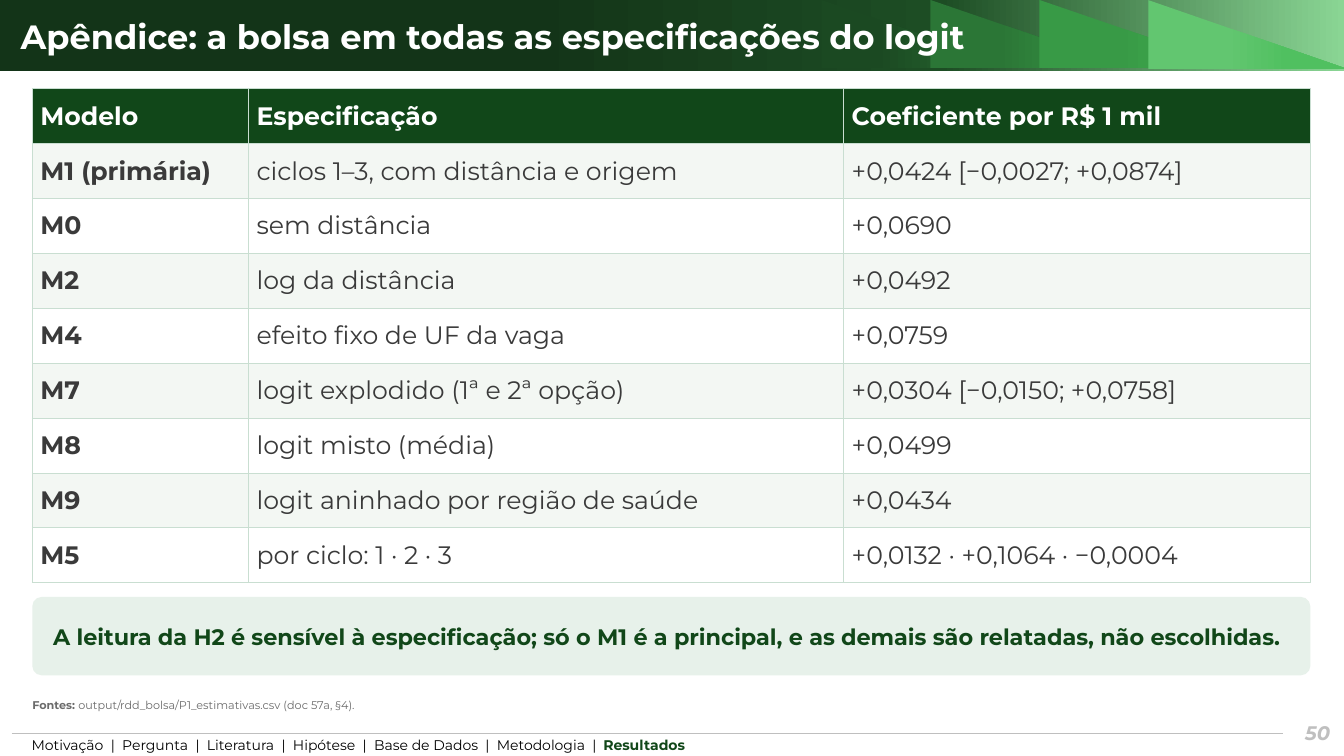
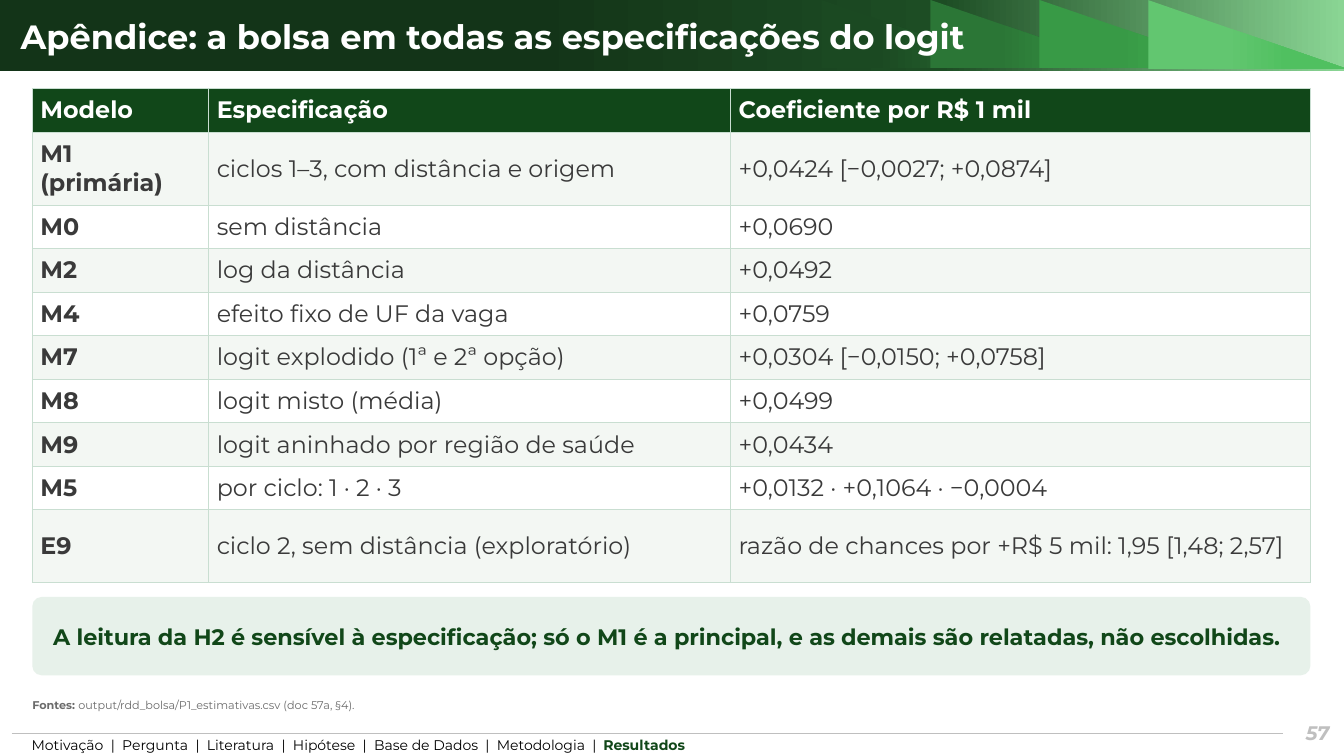
Before and after one commit to ka1victor/impact-eval-health-econ-pmme, a slide deck: slide 57 of output/apresentacao_banca2/deck_banca2.pptx (slide 50 before the commit). Drawn at 1344x756 pixels with LibreOffice and Linux fonts; fonts in the diff are those of the drawing; background and template pictures are left out. Boxes give left, top, right and bottom in pixels: in the first picture for what was removed or moved away, otherwise in the second. Text is boxed around its words. In the diff, an @@ line names an element or a change of style, - is before the commit and + after.

```diff
--- a/output/apresentacao_banca2/deck_banca2.pptx
+++ b/output/apresentacao_banca2/deck_banca2.pptx
@@ table at bbox=[32, 89, 1311, 583] @@
+row 10: E9 | ciclo 2, sem distância (exploratório) | razão de chances por +R$ 5 mil: 1,95 [1,48; 2,57]
@@ page number at bbox=[1306, 726, 1330, 740]: text changed @@
-50
+57
```
Also in this commit, not shown: 14 other slides changed, 7 slides added, 23 other files.
